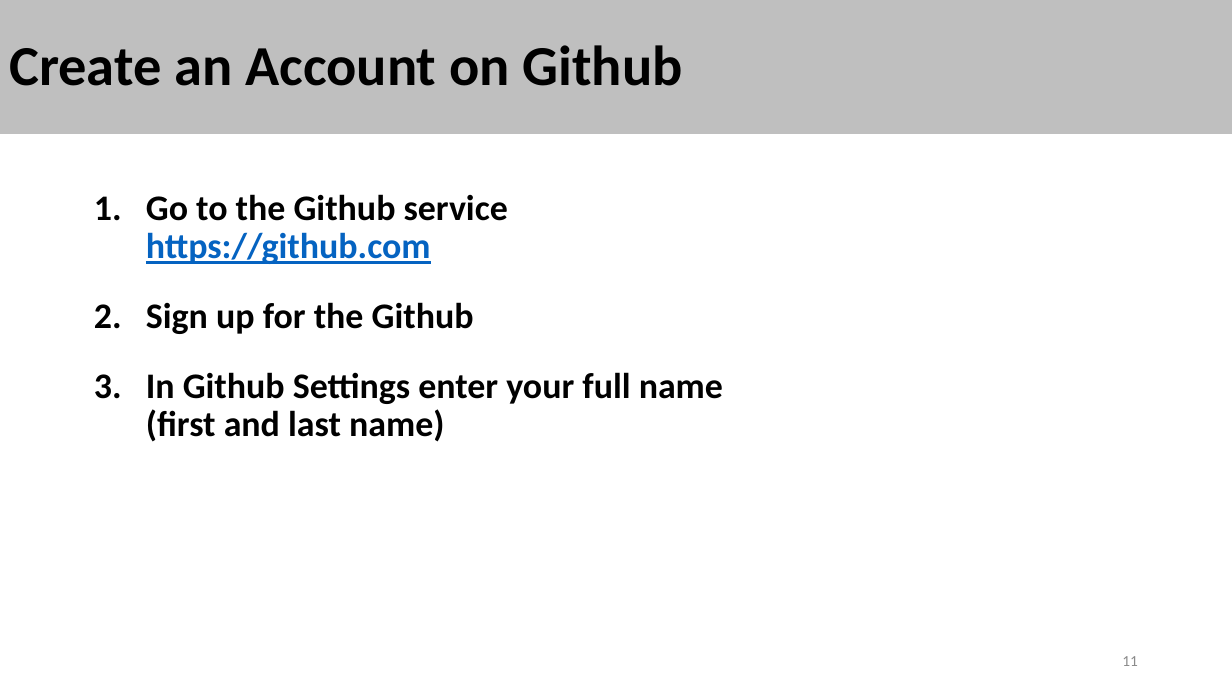
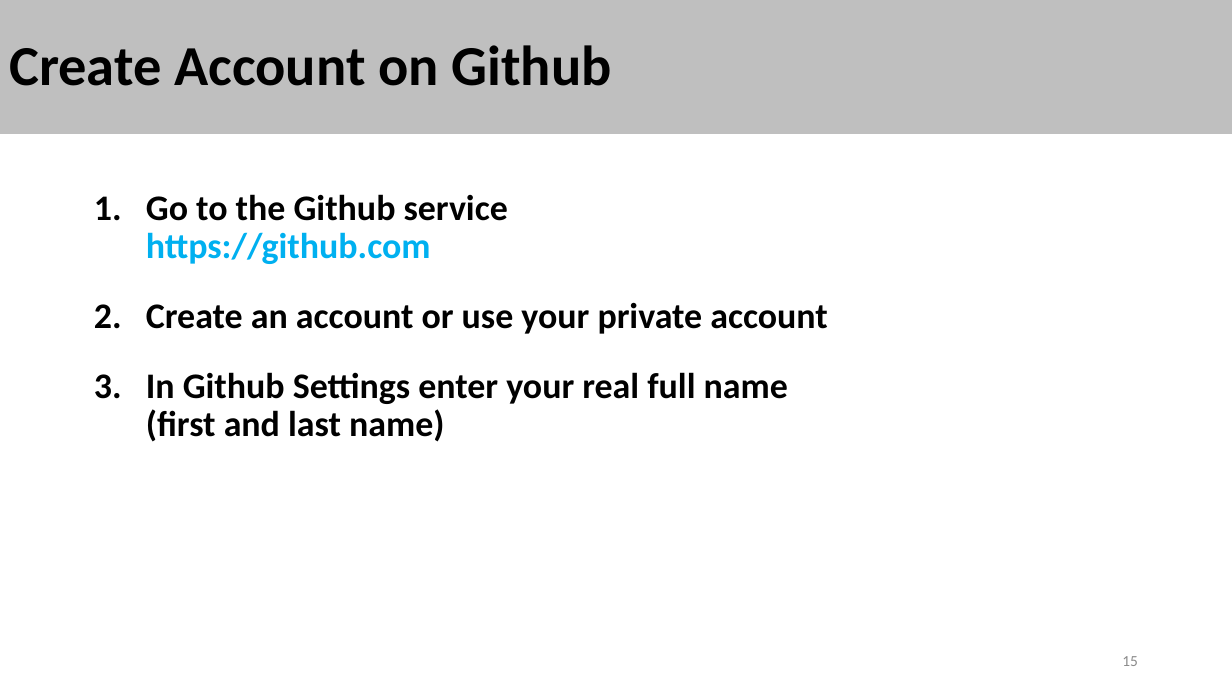
Before and after one commit to stalj/pp1, a slide deck: slide 15 of 01-CourseIntroduction/01-CourseIntroduction.pptx (slide 11 before the commit). Drawn at 1232x693 pixels with LibreOffice and Linux fonts; fonts in the diff are those of the drawing. Boxes give left, top, right and bottom in pixels: in the first picture for what was removed or moved away, otherwise in the second. Text is boxed around its words. In the diff, an @@ line names an element or a change of style, - is before the commit and + after.

```diff
--- a/01-CourseIntroduction/01-CourseIntroduction.pptx
+++ b/01-CourseIntroduction/01-CourseIntroduction.pptx
@@ title at (x1=9, y1=45, x2=612, y2=86): text changed @@
-Create an Account on Github
+Create Account on Github
@@ text at (x1=146, y1=194, x2=508, y2=264): text colour #0563C1 to #00B0F0, underline off in "https://github.com" @@
@@ text at (x1=146, y1=302, x2=827, y2=442): text changed @@
-2. Sign up for the Github
-3. In Github Settings enter your full name
-   (first and last name)
+2. Create an account or use your private account
+3. In Github Settings enter your real full name
+   (first and last name)
@@ page number at (x1=1122, y1=656, x2=1138, y2=666): text changed @@
-11
+15
```
Also in this commit, not shown: 13 other slides changed, 9 slides added, 2 slides removed, 6 other files.
